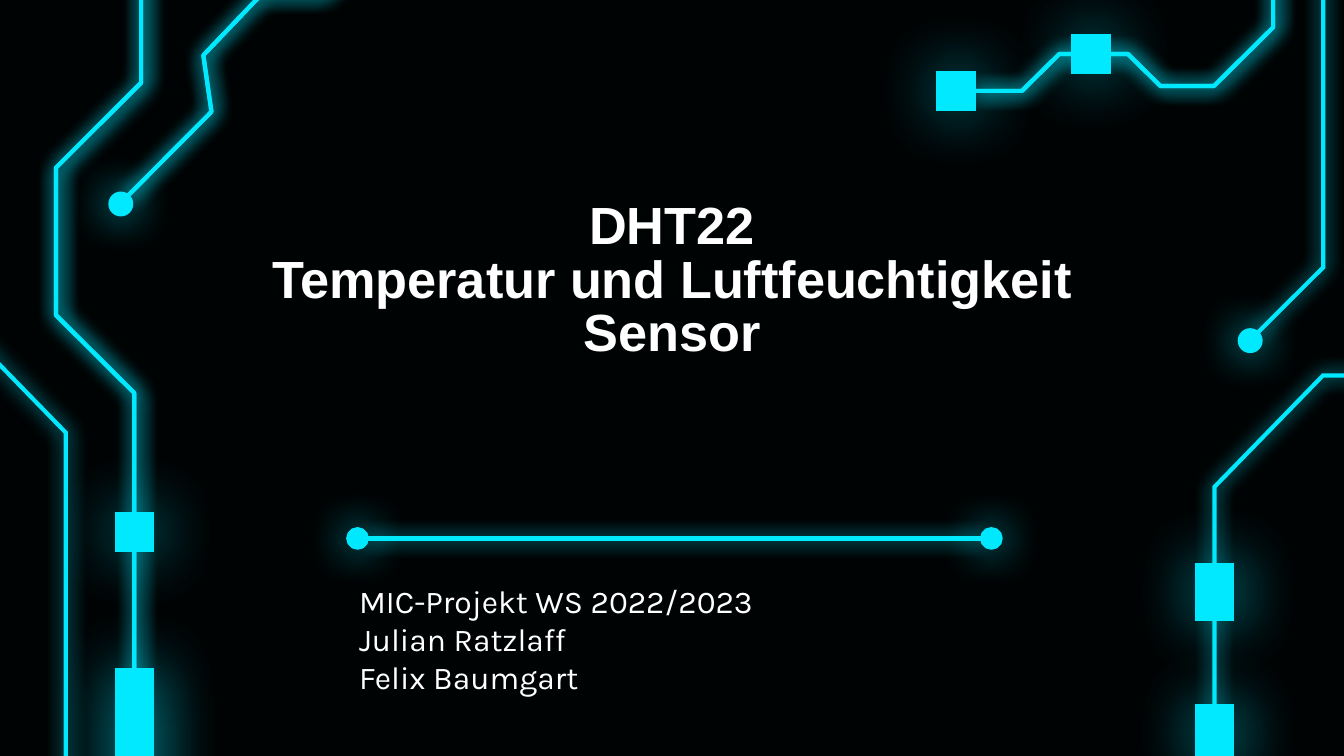
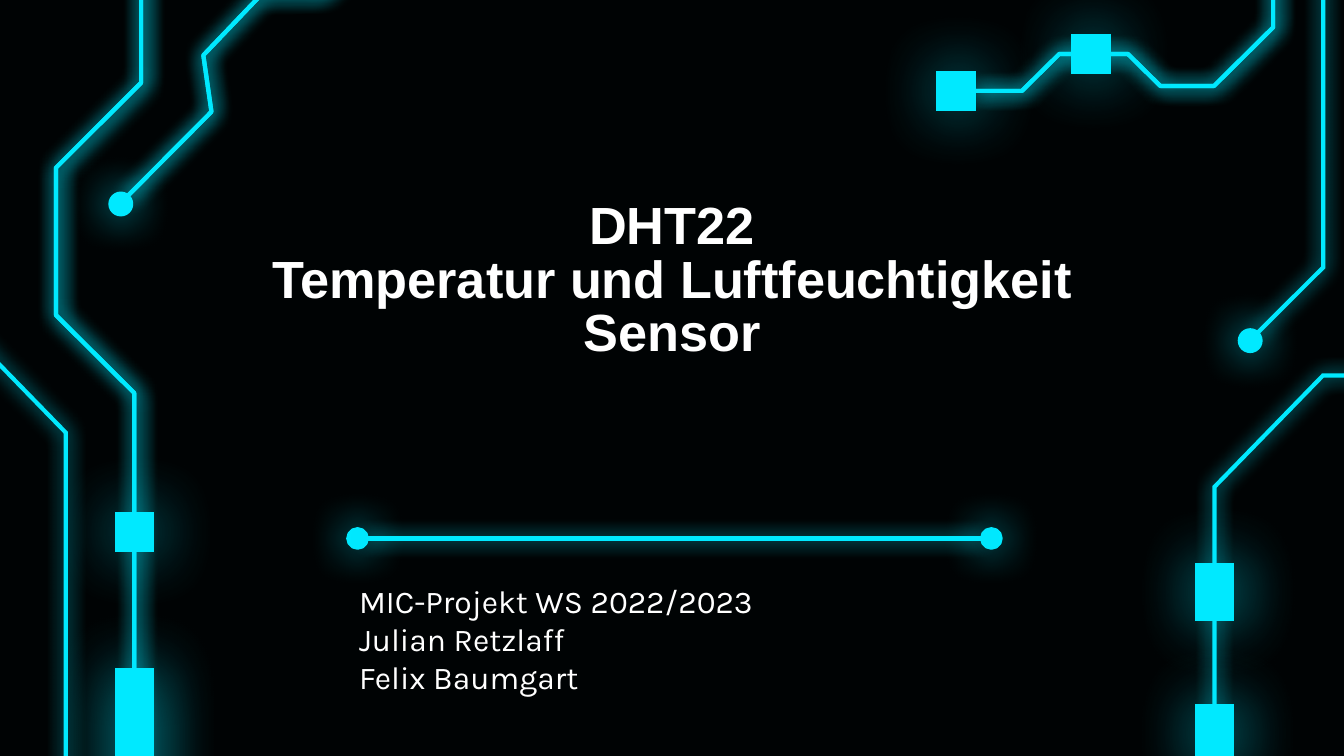
Before and after one commit to bayerju/mikro_loabor, a slide deck: slide 1 of MIC.pptx. Drawn at 1344x756 pixels with LibreOffice and Linux fonts; fonts in the diff are those of the drawing. Boxes give left, top, right and bottom in pixels: in the first picture for what was removed or moved away, otherwise in the second. Text is boxed around its words. In the diff, an @@ line names an element or a change of style, - is before the commit and + after.

```diff
--- a/MIC.pptx
+++ b/MIC.pptx
@@ subtitle at [359, 629, 565, 652]: text changed @@
-Julian Ratzlaff
+Julian Retzlaff
```
Also in this commit, not shown: 3 other slides changed, 1 slide added, 1 slide removed.
